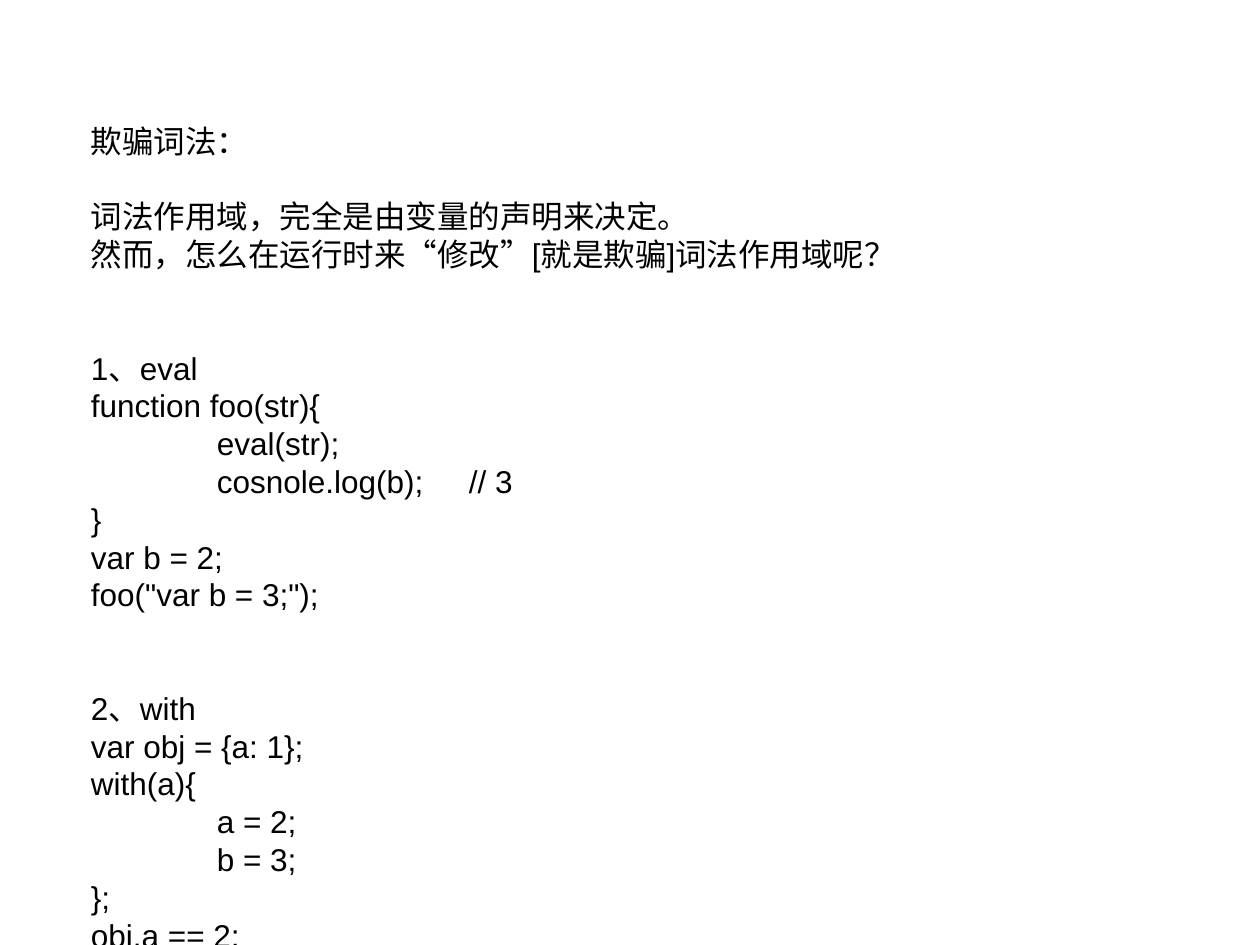
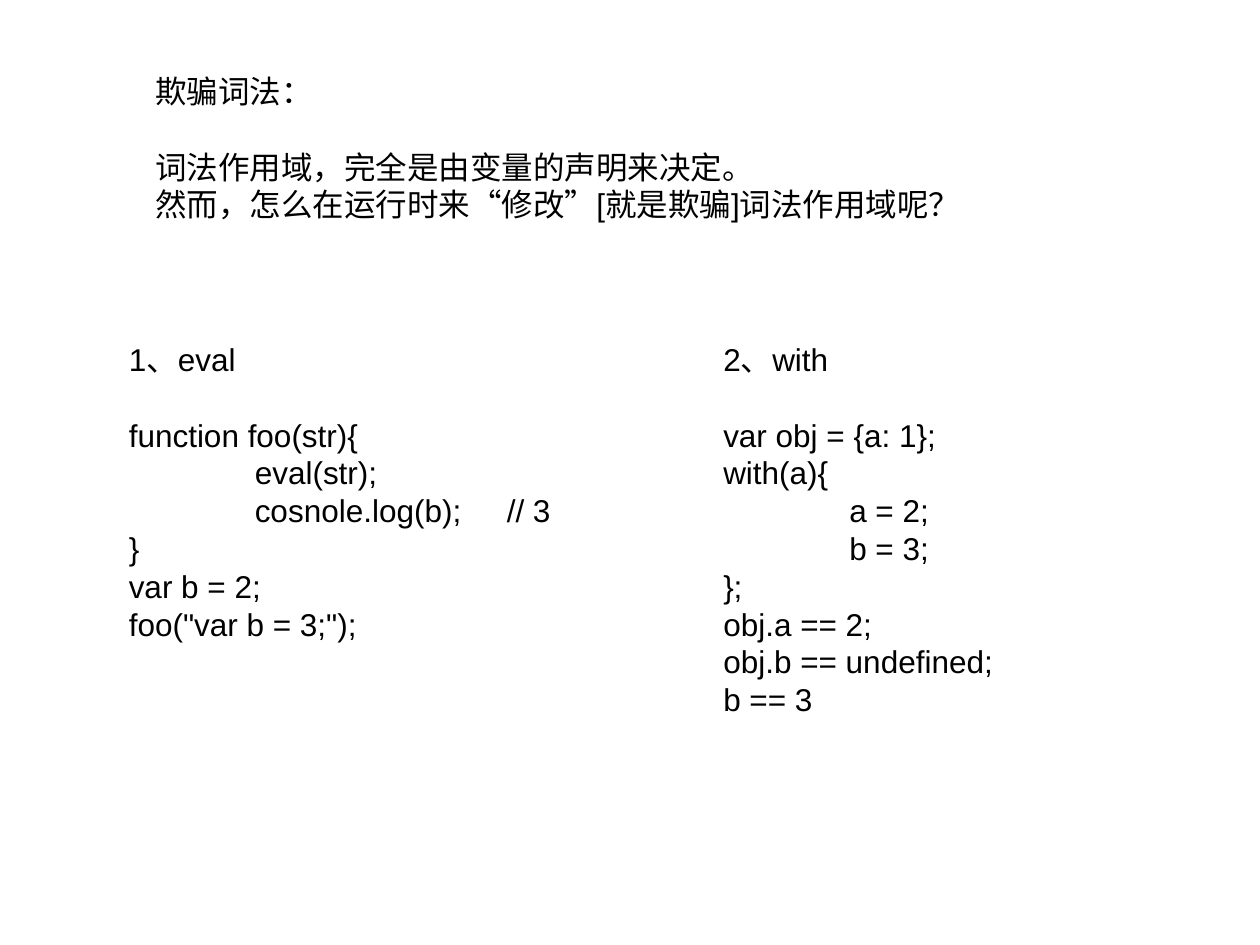
Before and after one commit to linfenpan/flamingo, a slide deck: slide 9 of share/脚本执行的3兄弟.ppt. Drawn at 1260x945 pixels with LibreOffice and Linux fonts; fonts in the diff are those of the drawing. Boxes give left, top, right and bottom in pixels: in the first picture for what was removed or moved away, otherwise in the second. Text is boxed around its words. In the diff, an @@ line names an element or a change of style, - is before the commit and + after.

```diff
--- a/share/脚本执行的3兄弟.ppt
+++ b/share/脚本执行的3兄弟.ppt
@@ text "欺骗词法：": place and size @@
-text "欺骗词法：" at [91, 126, 896, 875]
+text "欺骗词法：" at [155, 76, 960, 223]
@@ text at [91, 357, 513, 875]: paragraphs removed @@
-1、eval
-function foo(str){
-eval(str);
-cosnole.log(b); // 3
-}
-var b = 2;
-foo("var b = 3;");
-2、with
-var obj = {a: 1};
-with(a){
-a = 2;
-b = 3;
-};
-obj.a == 2;
-obj.b == undefined;
-b == 3
@@ text added at [129, 348, 461, 642], 18 pt, text #000000 @@
+1、eval
+function foo(str){
+eval(str);
+cosnole.log(b); // 3
+}
+var b = 2;
+foo("var b = 3;");
@@ text added at [723, 348, 993, 712], 18 pt, text #000000 @@
+2、with
+var obj = {a: 1};
+with(a){
+a = 2;
+b = 3;
+};
+obj.a == 2;
+obj.b == undefined;
+b == 3
```
Also in this commit, not shown: 8 other slides changed, 1 slide added, 5 slides removed, 23 other files.
